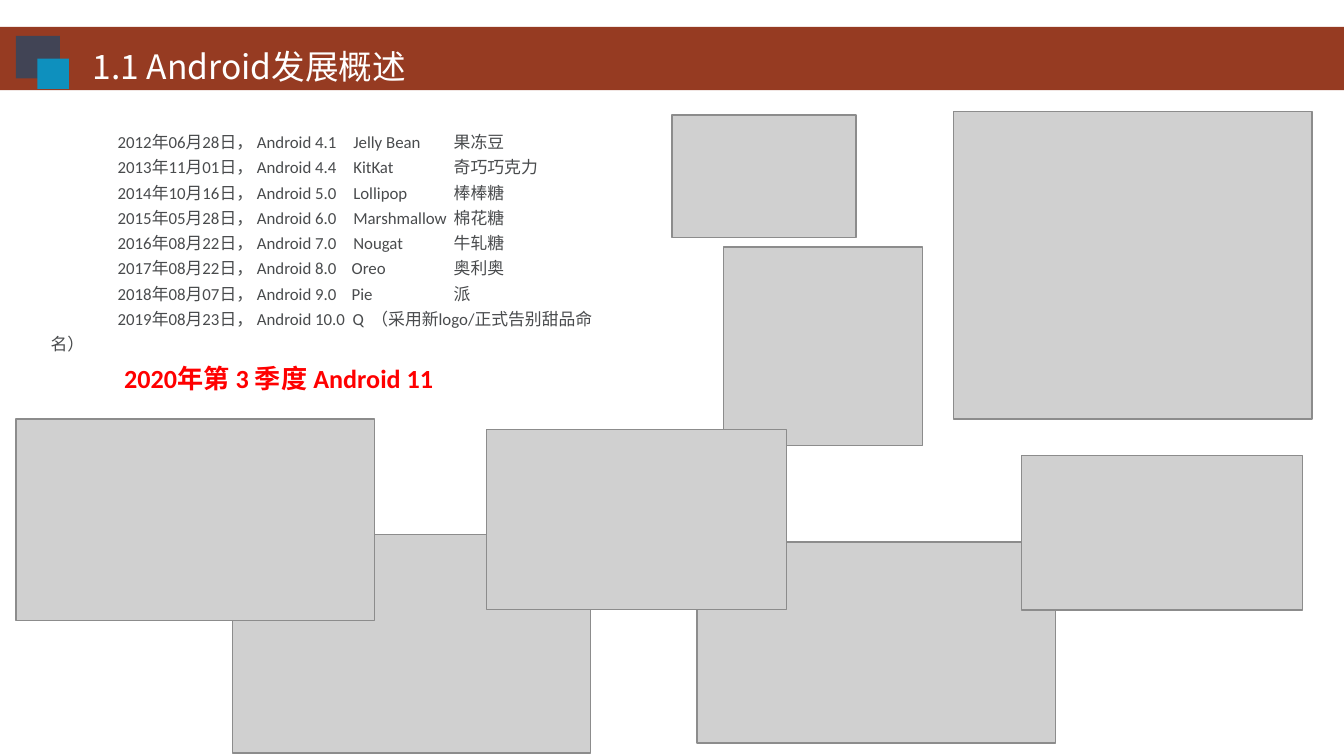
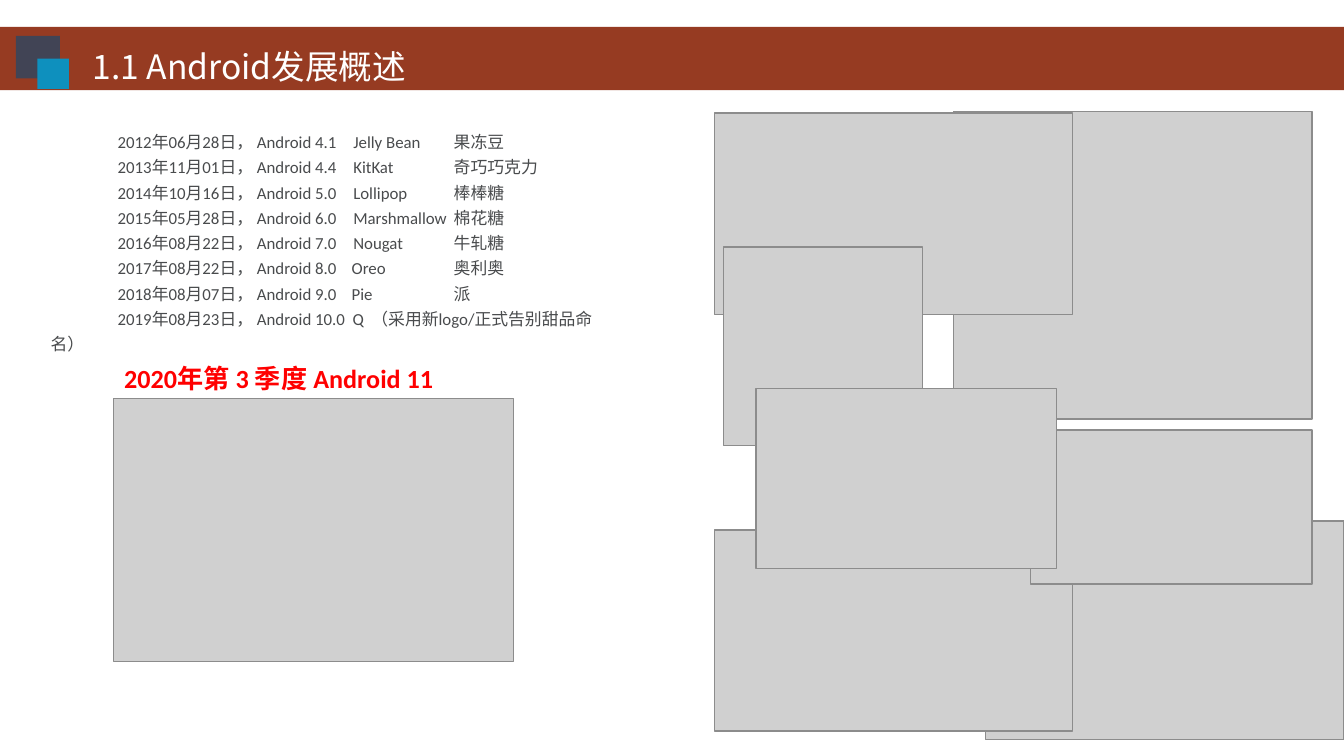
Before and after one commit to HBU/Android-PPT, a slide deck: slide 4 of 01.0 -- 配置环境 -- 第01章.pptx. Drawn at 1344x756 pixels with LibreOffice and Linux fonts; fonts in the diff are those of the drawing; grey boxes stand for pictures; background and template pictures are left out. Boxes give left, top, right and bottom in pixels: in the first picture for what was removed or moved away, otherwise in the second. Text is boxed around its words. In the diff, an @@ line names an element or a change of style, - is before the commit and + after.

```diff
--- a/01.0 -- 配置环境 -- 第01章.pptx
+++ b/01.0 -- 配置环境 -- 第01章.pptx
@@ picture removed at bbox=[672, 116, 856, 238] @@
@@ picture: place and size @@
-picture at bbox=[16, 419, 375, 621]
+picture at bbox=[714, 113, 1073, 314]
@@ picture: place and size @@
-picture at bbox=[487, 430, 786, 610]
+picture at bbox=[757, 388, 1056, 569]
@@ picture added at bbox=[114, 398, 515, 661] @@
@@ picture: place and size @@
-picture at bbox=[1021, 456, 1302, 610]
+picture at bbox=[1031, 430, 1312, 585]
@@ picture: place and size @@
-picture at bbox=[698, 542, 1056, 743]
+picture at bbox=[714, 530, 1073, 731]
@@ picture: place and size @@
-picture at bbox=[233, 535, 591, 753]
+picture at bbox=[985, 521, 1344, 739]
```
Also in this commit, not shown: 1 other slide changed, 1 other file.
